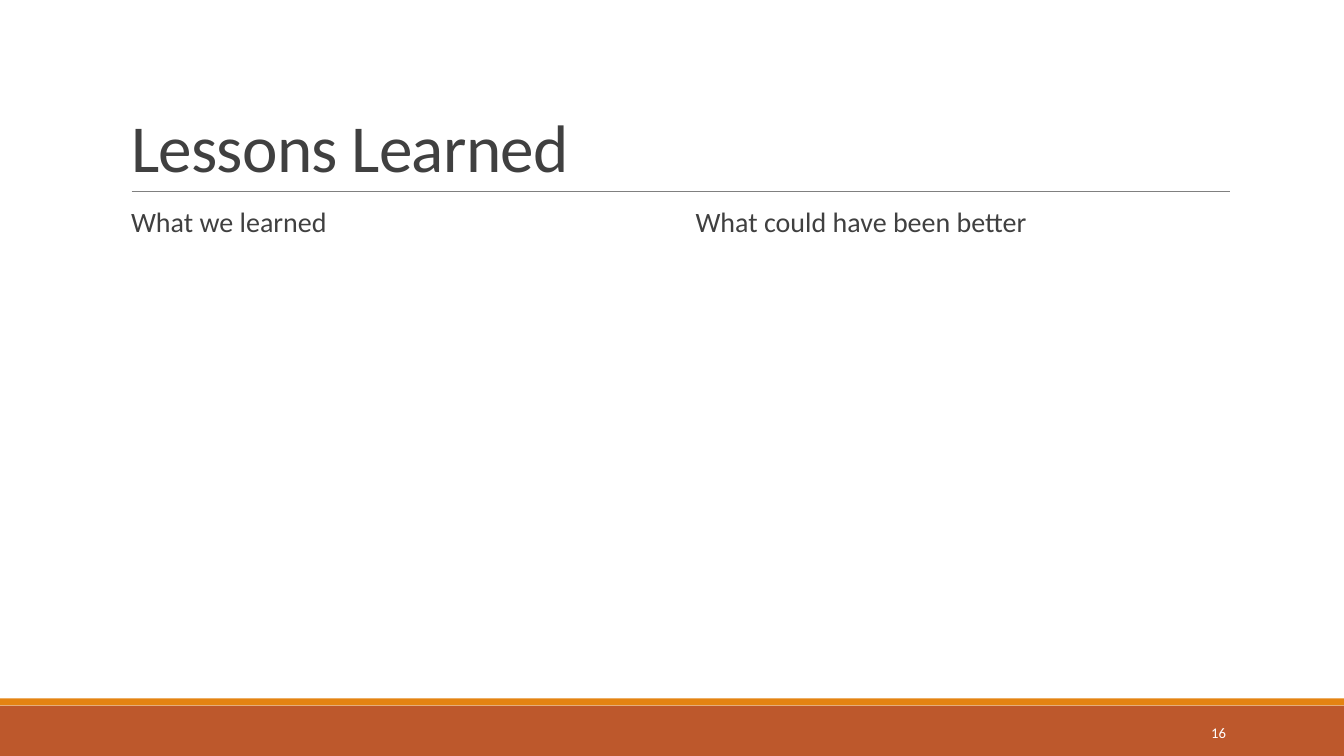
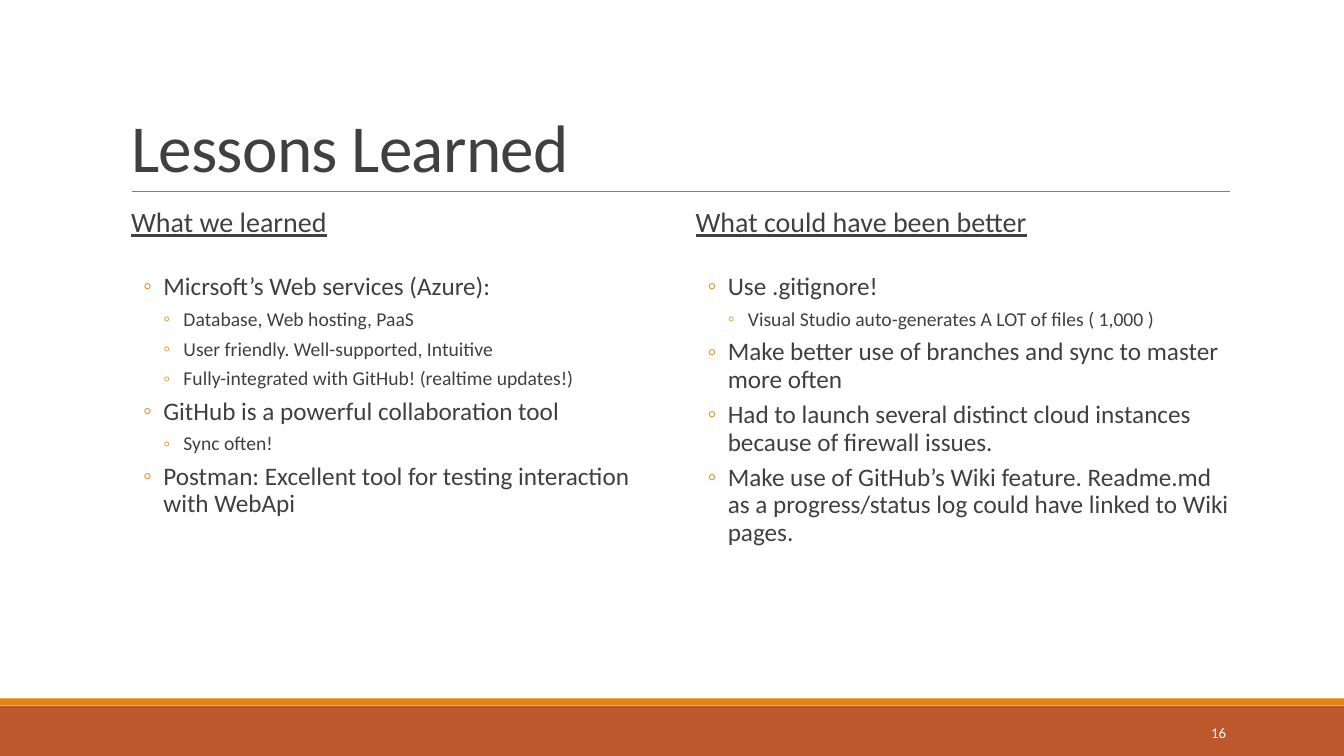
Before and after one commit to leivanoe1011/DAT605_REST_Project, a slide deck: slide 16 of DAT605_4Cast_Todo_Presentation.pptx. Drawn at 1344x756 pixels with LibreOffice and Linux fonts; fonts in the diff are those of the drawing. Boxes give left, top, right and bottom in pixels: in the first picture for what was removed or moved away, otherwise in the second. Text is boxed around its words. In the diff, an @@ line names an element or a change of style, - is before the commit and + after.

```diff
--- a/DAT605_4Cast_Todo_Presentation.pptx
+++ b/DAT605_4Cast_Todo_Presentation.pptx
@@ text at box(131, 212, 327, 237): underline on in "What we learned" @@
@@ text at box(696, 212, 1027, 237): underline on in "What could have been better" @@
@@ text at box(163, 277, 629, 516): paragraphs added @@
+  ◦ Micrsoft’s Web services (Azure):
+    ◦ Database, Web hosting, PaaS
+    ◦ User friendly. Well-supported, Intuitive
+    ◦ Fully-integrated with GitHub! (realtime updates!)
+  ◦ GitHub is a powerful collaboration tool
+    ◦ Sync often!
+  ◦ Postman: Excellent tool for testing interaction with WebApi
@@ text at box(728, 277, 1228, 546): paragraphs added @@
+  ◦ Use .gitignore!
+    ◦ Visual Studio auto-generates A LOT of files ( 1,000 )
+  ◦ Make better use of branches and sync to master more often
+  ◦ Had to launch several distinct cloud instances because of firewall issues.
+  ◦ Make use of GitHub’s Wiki feature. Readme.md as a progress/status log could have linked to Wiki pages.
```
Also in this commit, not shown: 2 other slides changed.
